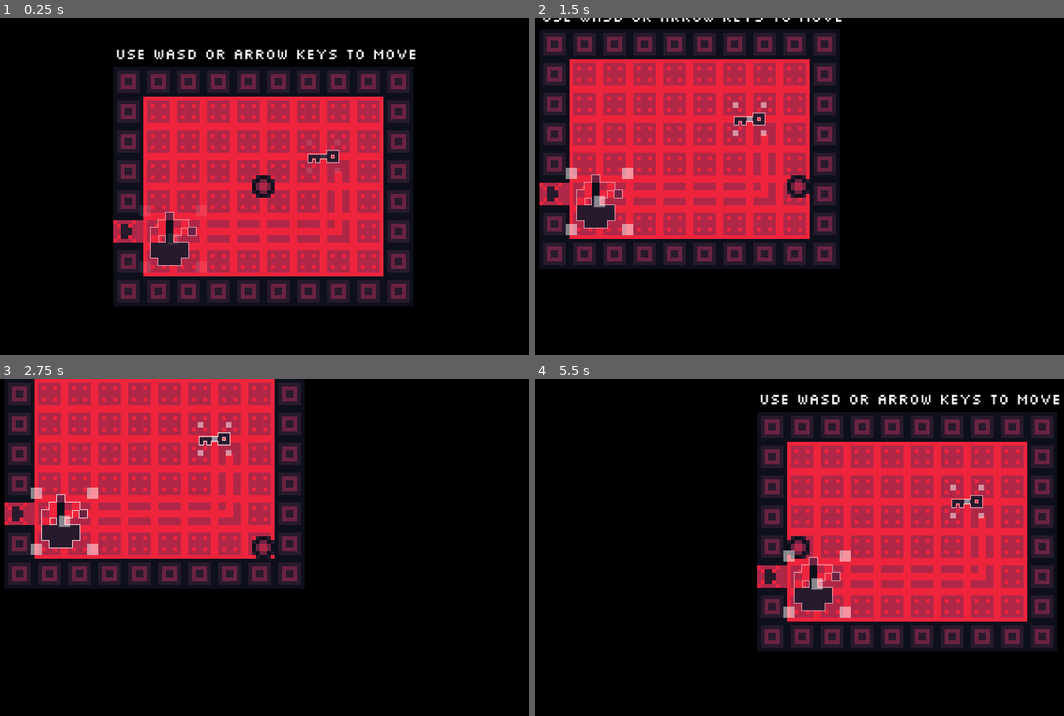
Above: before the commit, frames 1-4 (two rows, left to right).
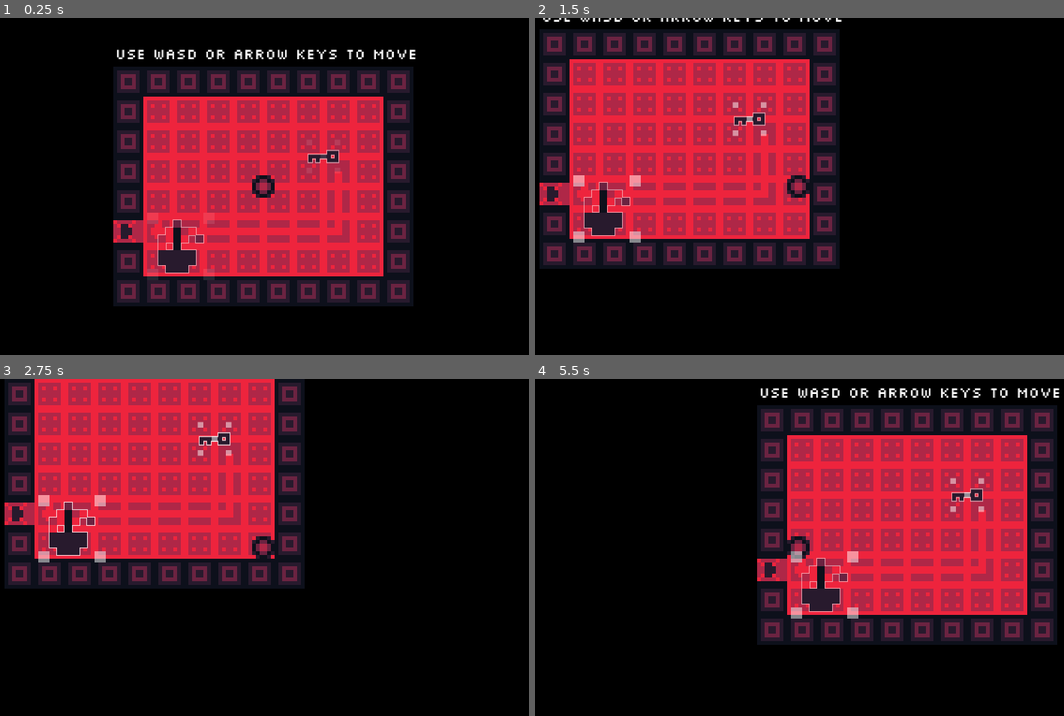
Above: after the commit, the same moments.

Repository: GriffinBaxter/Scaled-To-Nothing
Game: Godot game, scene res://Scenes/main.tscn
Two runs of this game, one before a commit and one after it. Both use one fixed random seed, a clock stepped at 60 frames per second and the inputs below.
Inputs (mouse positions are in pixels of both pictures, inside the frame that each line leads up to):
- Up to frame 1 (0.25 s): no input
- Up to frame 2 (1.5 s): tap Enter at 0.5 s; move the mouse to (857, 156) at 0.52 s; press the mouse at (857, 156) at 0.53 s; hold D (right) 0.53-1.28 s; move the mouse to (598, 240) at 1.27 s; release the mouse at (598, 240) at 1.28 s; hold S (down) from 1.28 s (still down); click (598, 240) at 1.35 s
- Up to frame 3 (2.75 s): tap Space at 2 s; move the mouse to (322, 473) at 2.02 s; release S (down) at 2.03 s; press the mouse at (322, 473) at 2.03 s; hold D (right) from 2.03 s (still down)
- Up to frame 4 (5.5 s): move the mouse to (767, 614) at 2.77 s; release D (right) at 2.78 s; release the mouse at (767, 614) at 2.78 s; hold W (up) 2.78-3.53 s; click (767, 614) at 2.85 s; move the mouse to (979, 598) at 3.52 s; press the mouse at (979, 598) at 3.53 s; hold A (left) 3.53-5.03 s; move the mouse to (619, 496) at 4.27 s; release the mouse at (619, 496) at 4.28 s; click (619, 496) at 4.35 s; tap Enter at 5 s; move the mouse to (825, 547) at 5.02 s; press the mouse at (825, 547) at 5.03 s; hold S (down) from 5.03 s (still down)

The runs differ from the first frame. In frame 1, 0.9% of the frame differs, in the area x 28-39%, y 57-76%; in frame 2, 1.4%; in frame 3, 1.4%; in frame 4, 21%, in the area x 41-100%, y 2-81%.

Commit message:
Make it so plant can only be scaled

Diff:
--- a/Scenes/main.tscn
+++ b/Scenes/main.tscn
@@ -104,9 +104,10 @@
 max_scale = 3.0
 
 [node name="Plant" parent="Node2D" instance=ExtResource("5_e7868")]
-position = Vector2(-96, 56)
+position = Vector2(-88, 64)
 scale = Vector2(8, 8)
-max_scale = 1.5
+can_position = false
+max_scale = 1.1
 
 [node name="LockedDoorConnect" type="Area2D" parent="Node2D"]
 position = Vector2(-147.795, 47.785)
--- a/Scripts/object_scaling.gd
+++ b/Scripts/object_scaling.gd
@@ -5,6 +5,8 @@
 const SCALE_SPEED = 0.01
 const POSITION_OFFSET = 3.25
 const CORNER_SELECT_OFFSET = 12.0
+
+@export var can_position = true
 
 @export_range(0.1, 1., 0.1) var min_scale = 0.5
 @export_range(1., 3., 0.1) var max_scale = 2.
@@ -26,11 +28,12 @@
 	draw_set_transform(Vector2(-position.x, -position.y))
 
 	# middle
-	var middle_rect = Rect2(
-		Vector2(global_position.x - SQUARE_SIZE.x / 2, global_position.y - SQUARE_SIZE.y / 2),
-		SQUARE_SIZE
-	)
-	draw_rect(middle_rect, ACTIVE_COLOR if selected_corner == CornerPos.MIDDLE else color)
+	if can_position:
+		var middle_rect = Rect2(
+			Vector2(global_position.x - SQUARE_SIZE.x / 2, global_position.y - SQUARE_SIZE.y / 2),
+			SQUARE_SIZE
+		)
+		draw_rect(middle_rect, ACTIVE_COLOR if selected_corner == CornerPos.MIDDLE else color)
 
 	# top left
 	var top_left_rect = Rect2(
@@ -69,6 +72,7 @@
 
 		# middle
 		if (
+			can_position and
 			-CORNER_SELECT_OFFSET <= (global_mouse_position - global_position).x
 			and (global_mouse_position - global_position).x <= CORNER_SELECT_OFFSET
 			and -CORNER_SELECT_OFFSET <= (global_mouse_position - global_position).y
